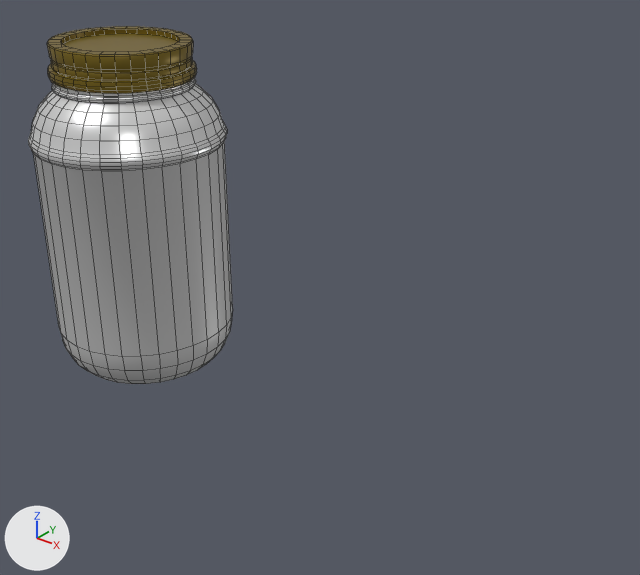
The FBX model Assets/Models/jarate.fbx: old version first, new version second.
The view is the same before and after, from a camera (50 mm lens) standing at (0.876, -0.708, 0.417) and looking at (0.296, 0.016, -0.031). Lighting does not change. The marker at lower left points along +X, +Y and +Z. Mesh edges are drawn as thin lines. Where no turn or scale is listed for an object, it has been applied to the vertices.

The scene before the commit, as lines of its bpy script (objects in view):
```python
me_cylinder = bpy.data.meshes.new('Cylinder')
me_cylinder.from_pydata(...)  # 1520 vertices, 1437 faces; spans x -0.123..0.123, y -0.123..0.123, z -0.216..0.221
# faces by material slot: [641, 578, 218]
me_cylinder.materials.append(mat_jar)  # white #e7e7e7
me_cylinder.materials.append(mat_lid)  # yellow #7d6816
me_cylinder.materials.append(mat_jarate_liquid)  # yellow #e7d463
ob_jarate_jar = bpy.data.objects.new('jarate jar', me_cylinder)
ob_jarate_jar.location = (0.0, 0.0, 0.0)
```
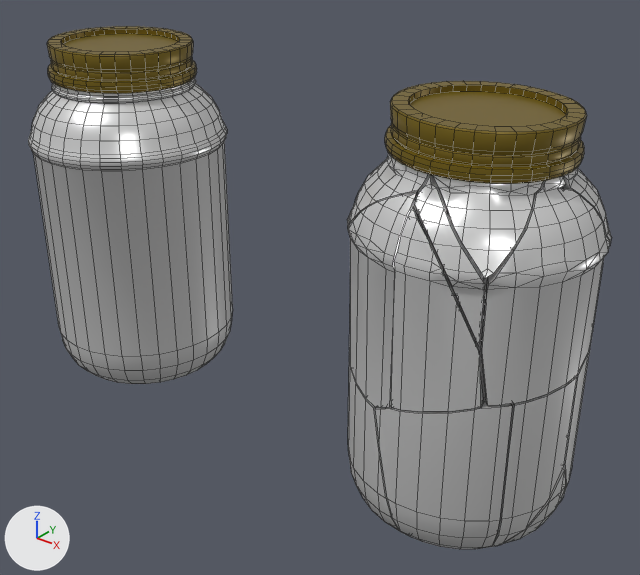
Boxes [x1, y1, x2, y2] around the edits, measured in the pictures (640 x 575 px):
'jarate jar.001_cell.012', added
    after: [481, 176, 610, 405]
'lid.001', added
    after: [385, 81, 587, 184]
'jarate jar.001_cell.013', added
    after: [375, 402, 512, 549]
'jarate jar.001_cell.010', added
    after: [391, 208, 484, 412]
'jarate jar.001_cell.018', added
    after: [348, 192, 417, 407]
'jarate jar.001_cell', added
    after: [492, 377, 577, 546]
'jarate jar.001_cell.001', added
    after: [433, 175, 544, 278]
'jarate jar.001_cell.008', added
    after: [415, 175, 485, 346]
'jarate jar.001_cell.011', added
    after: [348, 353, 403, 533]
'jarate jar.001_cell.017', added
    after: [347, 154, 433, 226]
'jarate jar.001_cell.019', added
    after: [563, 332, 593, 487]
'jarate jar.001_cell.006', added
    after: [561, 168, 612, 243]
'jarate jar.001_cell.015', added
    after: [485, 469, 565, 548]
'jarate jar.001_cell.005', added
    after: [453, 294, 486, 402]
'jarate jar.001_cell.016', added
    after: [418, 210, 487, 296]
'jarate jar.001_cell.009', added
    after: [559, 487, 566, 503]
'jarate jar.001_cell.014', added
    after: [416, 195, 418, 217]

Edits to the bpy script that builds the scene:
```text
Add ob_jarate_jar_001_cell_019:
    ob_jarate_jar_001_cell_019 = bpy.data.objects.new('jarate jar.001_cell.019', me_jarate_jar_001_cell_018)  # 87 vertices, 69 faces; spans x -0.057..0.047, y -0.068..0.05, z -0.087..0.144; in mat_jar (white #e7e7e7)
    ob_jarate_jar_001_cell_019.location = (0.572, 0.067, -0.127)
Add ob_jarate_jar_001_cell_011:
    ob_jarate_jar_001_cell_011 = bpy.data.objects.new('jarate jar.001_cell.011', me_jarate_jar_001_cell_010)  # 111 vertices, 87 faces; spans x -0.059..0.065, y -0.046..0.044, z -0.049..0.128; in mat_jar (white #e7e7e7)
    ob_jarate_jar_001_cell_011.location = (0.445, -0.072, -0.167)
Add ob_jarate_jar_001_cell_017:
    ob_jarate_jar_001_cell_017 = bpy.data.objects.new('jarate jar.001_cell.017', me_jarate_jar_001_cell_016)  # 123 vertices, 105 faces; spans x -0.0407..0.0652, y -0.0403..0.0658, z -0.0613..0.0314; in mat_jar (white #e7e7e7)
    ob_jarate_jar_001_cell_017.location = (0.432, -0.053, 0.147)
Add ob_jarate_jar_001_cell_001:
    ob_jarate_jar_001_cell_001 = bpy.data.objects.new('jarate jar.001_cell.001', me_jarate_jar_001_cell_021)  # 74 vertices, 62 faces; spans x -0.0498..0.0315, y -0.0338..0.0499, z -0.0508..0.0241; in mat_jar (white #e7e7e7)
    ob_jarate_jar_001_cell_001.location = (0.55, -0.071, 0.154)
Add ob_jarate_jar_001_cell:
    ob_jarate_jar_001_cell = bpy.data.objects.new('jarate jar.001_cell', me_jarate_jar_001_cell_020)  # 38 vertices, 24 faces; spans x -0.022..0.02, y -0.029..0.043, z -0.081..0.1; in mat_jar (white #e7e7e7)
    ob_jarate_jar_001_cell.location = (0.599, -0.045, -0.12)
Add ob_jarate_jar_001_cell_018:
    ob_jarate_jar_001_cell_018 = bpy.data.objects.new('jarate jar.001_cell.018', me_jarate_jar_001_cell_017)  # 85 vertices, 73 faces; spans x -0.056..0.039, y -0.029..0.044, z -0.137..0.078; in mat_jar (white #e7e7e7)
    ob_jarate_jar_001_cell_018.location = (0.451, -0.093, 0.079)
Add ob_jarate_jar_001_cell_016:
    ob_jarate_jar_001_cell_016 = bpy.data.objects.new('jarate jar.001_cell.016', me_jarate_jar_001_cell_015)  # 98 vertices, 86 faces; spans x -0.072..0.113, y -0.044..0.031, z -0.099..0.061; in mat_jar (white #e7e7e7)
    ob_jarate_jar_001_cell_016.location = (0.464, 0.092, 0.074)
Add ob_jarate_jar_001_cell_005:
    ob_jarate_jar_001_cell_005 = bpy.data.objects.new('jarate jar.001_cell.005', me_jarate_jar_001_cell_004)  # 106 vertices, 83 faces; spans x -0.074..0.067, y -0.076..0.038, z -0.069..0.122; in mat_jar (white #e7e7e7)
    ob_jarate_jar_001_cell_005.location = (0.456, 0.081, -0.147)
Add ob_jarate_jar_001_cell_012:
    ob_jarate_jar_001_cell_012 = bpy.data.objects.new('jarate jar.001_cell.012', me_jarate_jar_001_cell_011)  # 133 vertices, 114 faces; spans x -0.031..0.031, y -0.074..0.096, z -0.118..0.084; in mat_jar (white #e7e7e7)
    ob_jarate_jar_001_cell_012.location = (0.593, -0.027, 0.094)
Add ob_jarate_jar_001_cell_010:
    ob_jarate_jar_001_cell_010 = bpy.data.objects.new('jarate jar.001_cell.010', me_jarate_jar_001_cell_009)  # 55 vertices, 40 faces; spans x -0.031..0.051, y -0.015..0.022, z -0.111..0.084; in mat_jar (white #e7e7e7)
    ob_jarate_jar_001_cell_010.location = (0.519, -0.108, 0.064)
Add ob_jarate_jar_001_cell_014:
    ob_jarate_jar_001_cell_014 = bpy.data.objects.new('jarate jar.001_cell.014', me_jarate_jar_001_cell_013)  # 91 vertices, 78 faces; spans x -0.018..0.025, y -0.066..0.054, z -0.124..0.079; in mat_jar (white #e7e7e7)
    ob_jarate_jar_001_cell_014.location = (0.395, 0.003, 0.082)
Add ob_jarate_jar_001_cell_015:
    ob_jarate_jar_001_cell_015 = bpy.data.objects.new('jarate jar.001_cell.015', me_jarate_jar_001_cell_014)  # 52 vertices, 44 faces; spans x -0.0755..0.0329, y -0.0381..0.0436, z -0.0261..0.0643; in mat_jar (white #e7e7e7)
    ob_jarate_jar_001_cell_015.location = (0.586, -0.029, -0.19)
Add ob_jarate_jar_001_cell_008:
    ob_jarate_jar_001_cell_008 = bpy.data.objects.new('jarate jar.001_cell.008', me_jarate_jar_001_cell_007)  # 56 vertices, 44 faces; spans x -0.0366..0.0412, y -0.0189..0.0226, z -0.0908..0.0497; in mat_jar (white #e7e7e7)
    ob_jarate_jar_001_cell_008.location = (0.526, -0.098, 0.124)
Add ob_jarate_jar_001_cell_006:
    ob_jarate_jar_001_cell_006 = bpy.data.objects.new('jarate jar.001_cell.006', me_jarate_jar_001_cell_005)  # 164 vertices, 141 faces; spans x -0.071..0.056, y -0.078..0.057, z -0.116..0.047; in mat_jar (white #e7e7e7)
    ob_jarate_jar_001_cell_006.location = (0.561, 0.064, 0.132)
Add ob_jarate_jar_001_cell_009:
    ob_jarate_jar_001_cell_009 = bpy.data.objects.new('jarate jar.001_cell.009', me_jarate_jar_001_cell_008)  # 58 vertices, 40 faces; spans x -0.0751..0.0409, y -0.0359..0.0423, z -0.0173..0.0395; in mat_jar (white #e7e7e7)
    ob_jarate_jar_001_cell_009.location = (0.576, 0.037, -0.198)
Add ob_lid_001:
    ob_lid_001 = bpy.data.objects.new('lid.001', me_cylinder_003)  # 608 vertices, 578 faces; spans x -0.09..0.089, y -0.089..0.089, z 0.172..0.221; in mat_lid (yellow #7d6816)
    ob_lid_001.location = (0.5, 0.0, 0.0)
Add ob_jarate_jar_001_cell_013:
    ob_jarate_jar_001_cell_013 = bpy.data.objects.new('jarate jar.001_cell.013', me_jarate_jar_001_cell_012)  # 89 vertices, 70 faces; spans x -0.065..0.057, y -0.027..0.037, z -0.068..0.123; in mat_jar (white #e7e7e7)
    ob_jarate_jar_001_cell_013.location = (0.534, -0.092, -0.148)
```
